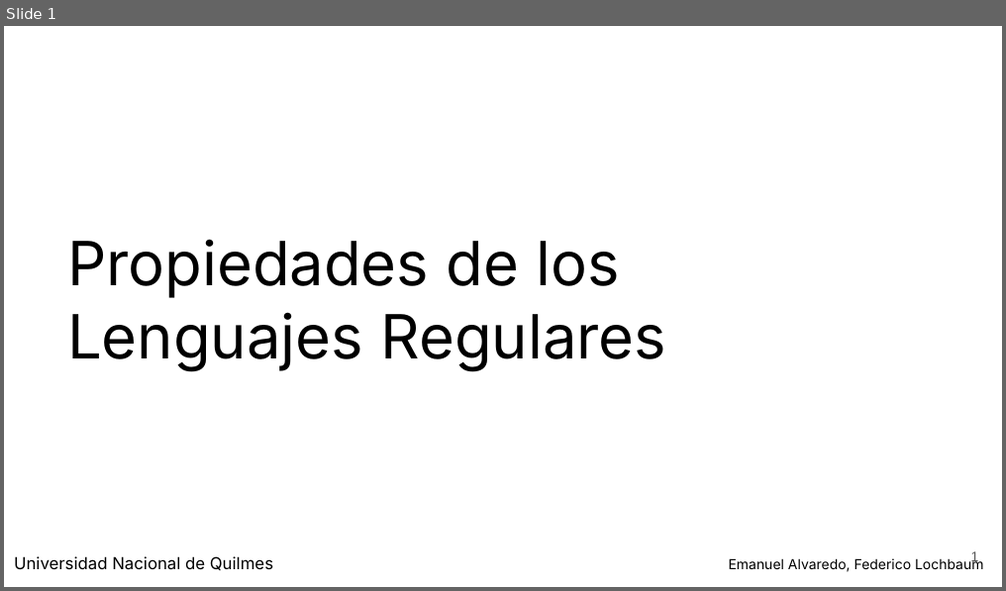
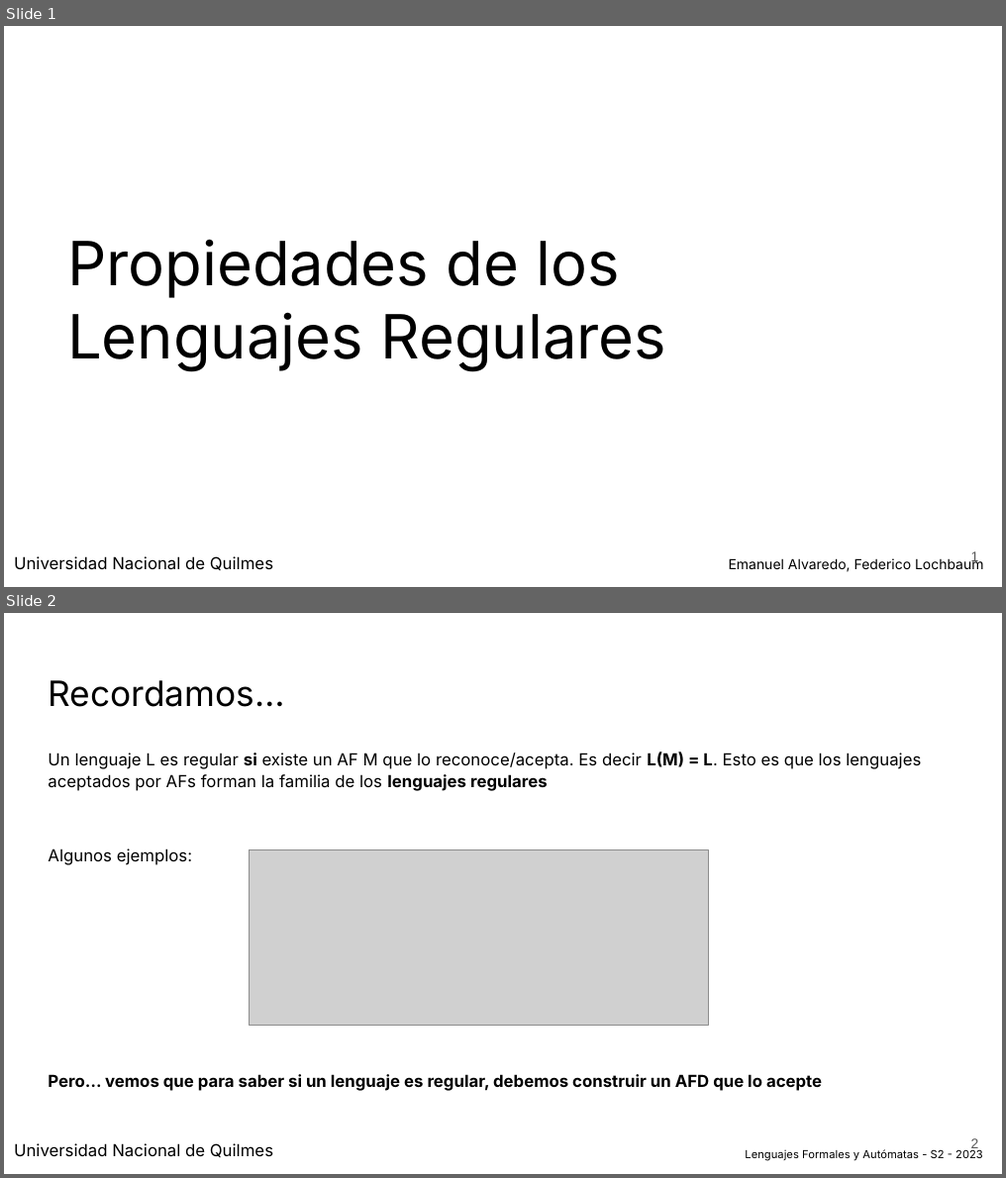
Before and after one commit to FedeLoch/LFA-UNQ-TEO, a slide deck: pptx/LFA T7 ( Propiedades L Regulares ) - 2023 - S2.pptx. Shown one above the other, each under a label of ours: slide 1 before the commit, slides 1 and 2 after it. The pictures are 1006x591 and 1006x1178 pixels, drawn with LibreOffice and Linux fonts; fonts in the diff are those of the drawing; grey boxes stand for pictures. Boxes give left, top, right and bottom in pixels: in the first picture for what was removed or moved away, otherwise in the second. Text is boxed around its words. In the diff, an @@ line names an element or a change of style, - is before the commit and + after.

```diff
--- a/pptx/LFA T7 ( Propiedades L Regulares ) - 2023 - S2.pptx
+++ b/pptx/LFA T7 ( Propiedades L Regulares ) - 2023 - S2.pptx
@@ slide 2 added at <box>4,613,1002,1174</box>, background #FFFFFF @@
@@ title added at <box>48,680,284,707</box>, 25.2 pt, text #000000 @@
+Recordamos…
@@ text added at <box>48,753,921,1091</box>, 12 pt, text #000000 @@
+Un lenguaje L es regular si existe un AF M que lo reconoce/acepta. Es decir L(M) = L. Esto es que los lenguajes aceptados por AFs forman la familia de los lenguajes regulares
+Algunos ejemplos:
+Pero… vemos que para saber si un lenguaje es regular, debemos construir un AFD que lo acepte
@@ picture added at <box>249,850,709,1025</box> @@
@@ subtitle added at <box>14,1144,273,1157</box>, 12 pt, text #000000 @@
+Universidad Nacional de Quilmes
@@ page number added at <box>971,1139,979,1153</box>, 10 pt, text #595959 @@
+2
@@ text added at <box>745,1150,983,1161</box>, 8 pt, text #000000 @@
+Lenguajes Formales y Autómatas - S2 - 2023
```
Also in this commit, not shown: 31 other slides added, 3 other files.
